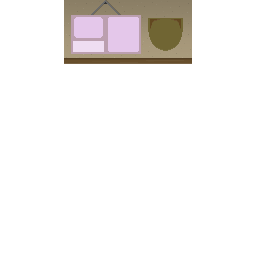
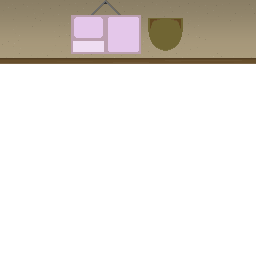
Before/after of a 256 x 256 layered artwork. What changed in the layer stack:
painted on "Layer 12" over [0, 58, 256, 64]
painted on "Layer 13" over [0, 0, 256, 64]
added layer "Layer 16" (10%) above "Layer 14" over [2, 2, 255, 62]
painted on "Layer 9" over [0, 0, 256, 64]
